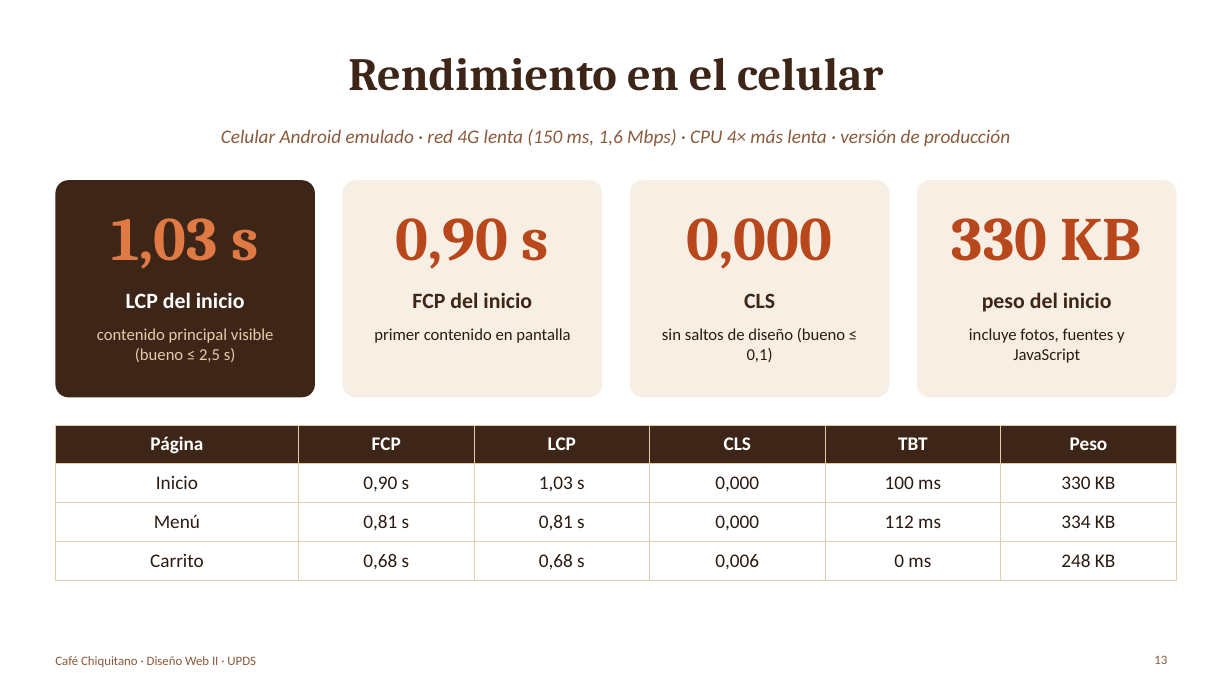
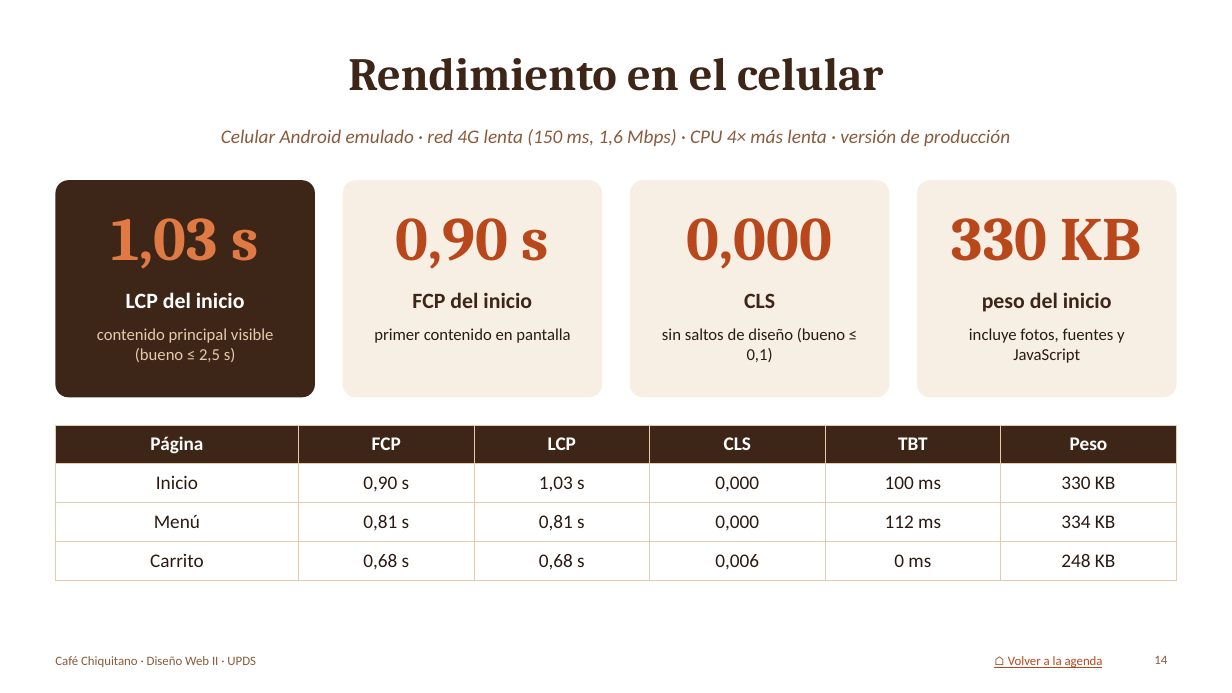
Before and after one commit to lixinrodriguez1-eng/mercado-justo-cruceno, a slide deck: slide 14 of informe/Presentacion_Cafe_Chiquitano.pptx (slide 13 before the commit). Drawn at 1232x693 pixels with LibreOffice and Linux fonts; fonts in the diff are those of the drawing; background and template pictures are left out. Boxes give left, top, right and bottom in pixels: in the first picture for what was removed or moved away, otherwise in the second. Text is boxed around its words. In the diff, an @@ line names an element or a change of style, - is before the commit and + after.

```diff
--- a/informe/Presentacion_Cafe_Chiquitano.pptx
+++ b/informe/Presentacion_Cafe_Chiquitano.pptx
@@ text added at (1008,656,1103,668), 10 pt, text #B9471C, underline @@
+⌂ Volver a la agenda
@@ page number at (1154,656,1167,664): text changed @@
-13
+14
```
Also in this commit, not shown: 16 other slides changed, 1 slide added, 14 other files.
